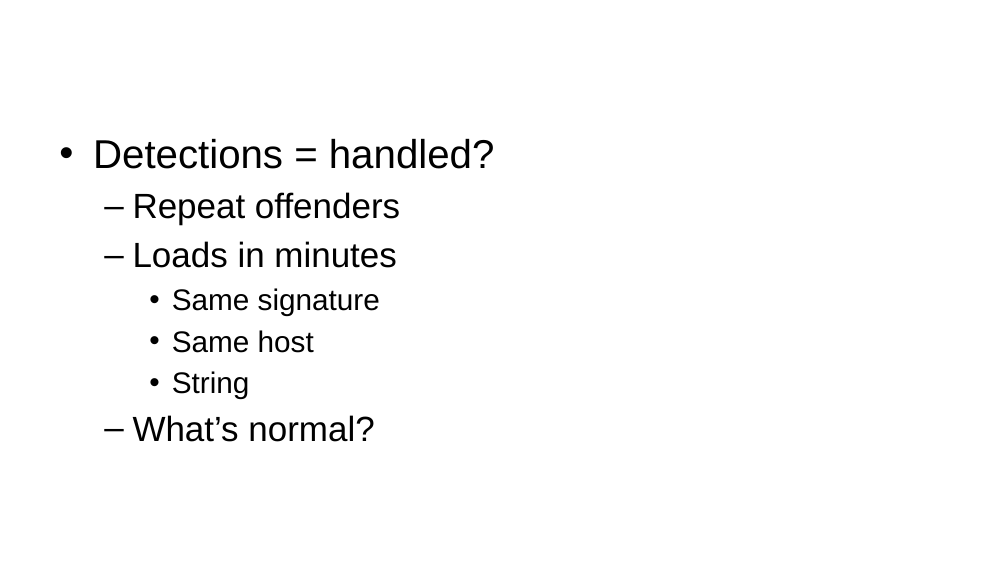
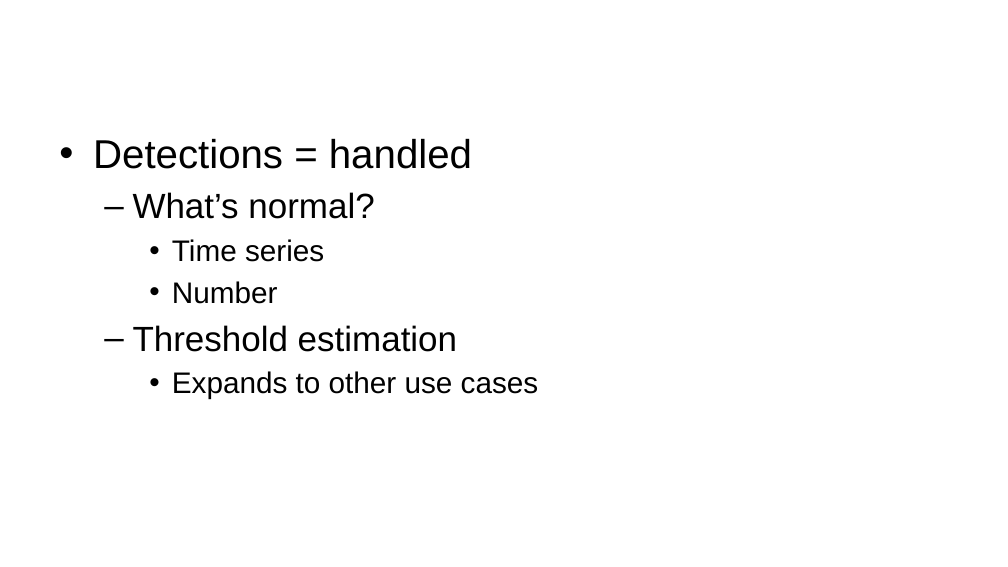
Before and after one commit to tlhendri/tptip_preso, a slide deck: slide 9 of Notebook.pptx. Drawn at 1008x567 pixels with LibreOffice and Linux fonts; fonts in the diff are those of the drawing; background and template pictures are left out. Boxes give left, top, right and bottom in pixels: in the first picture for what was removed or moved away, otherwise in the second. Text is boxed around its words. In the diff, an @@ line names an element or a change of style, - is before the commit and + after.

```diff
--- a/Notebook.pptx
+++ b/Notebook.pptx
@@ text at [93, 138, 472, 169]: text changed; size 40 to 46 pt @@
-• Detections = handled?
-  – Repeat offenders
-  – Loads in minutes
-    • Same signature
-    • Same host
-    • String
+• Detections = handled
@@ text at [133, 239, 539, 399]: paragraphs added @@
+    • Time series
+    • Number
+  – Threshold estimation
+    • Expands to other use cases
```
Also in this commit, not shown: 2 other slides changed, 2 slides removed, 2 other files.
